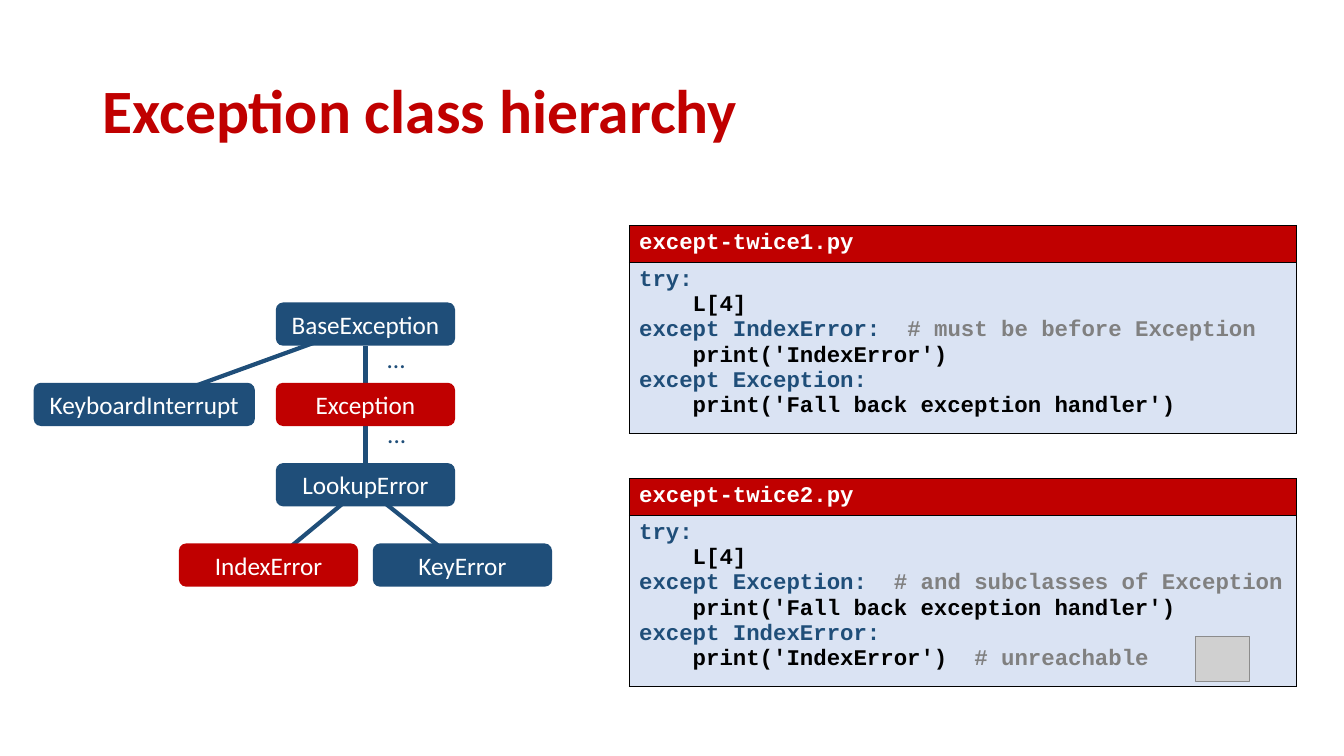
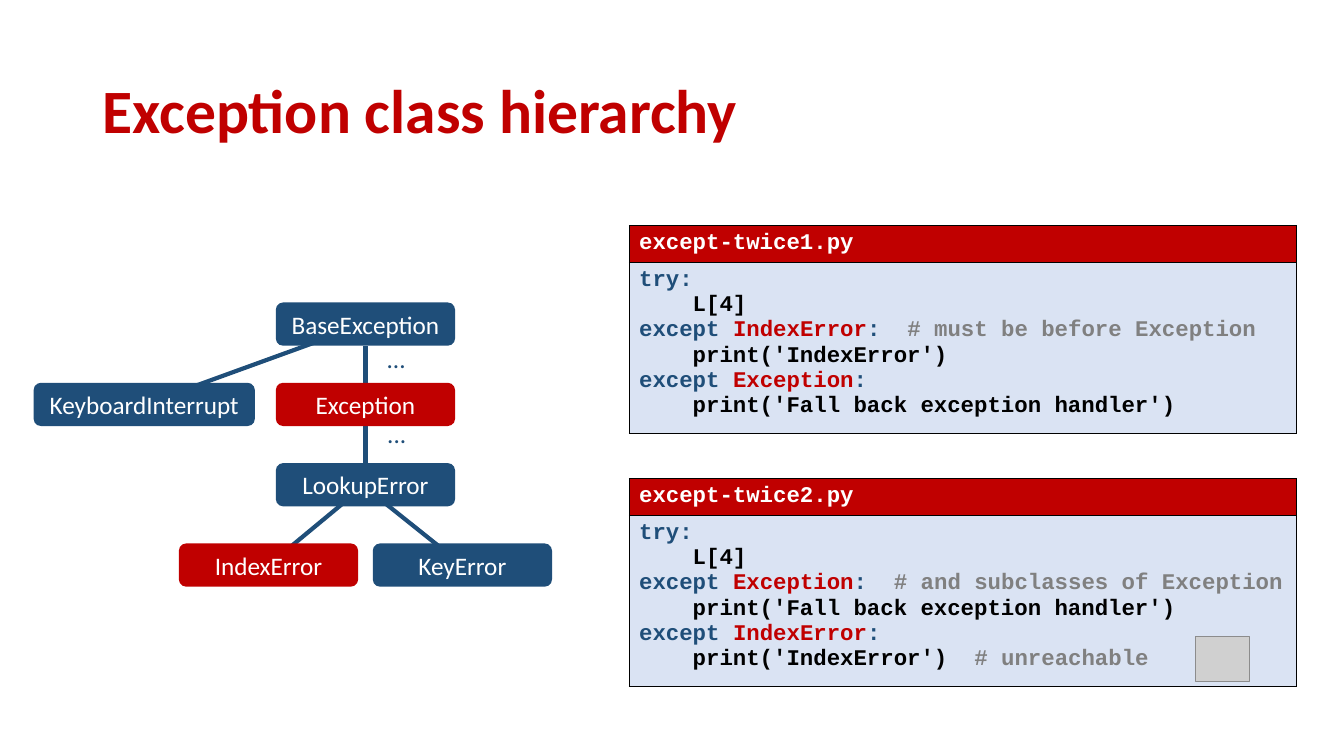
Before and after one commit to gsbrodal/gsbrodal.github.io, a slide deck: slide 12 of ipsa/slides/exceptions.pptx. Drawn at 1344x756 pixels with LibreOffice and Linux fonts; fonts in the diff are those of the drawing; grey boxes stand for pictures. Boxes give left, top, right and bottom in pixels: in the first picture for what was removed or moved away, otherwise in the second. Text is boxed around its words. In the diff, an @@ line names an element or a change of style, - is before the commit and + after.

```diff
--- a/ipsa/slides/exceptions.pptx
+++ b/ipsa/slides/exceptions.pptx
@@ table at (629,226,1297,435) @@
@@ text colour #1F4E79 to #C00000 in "IndexError:", "Exception:" @@
@@ table at (629,479,1297,688) @@
@@ text colour #1F4E79 to #C00000 in "Exception:", "IndexError:" @@
```
Also in this commit, not shown: 11 other slides changed, 6 other files.
